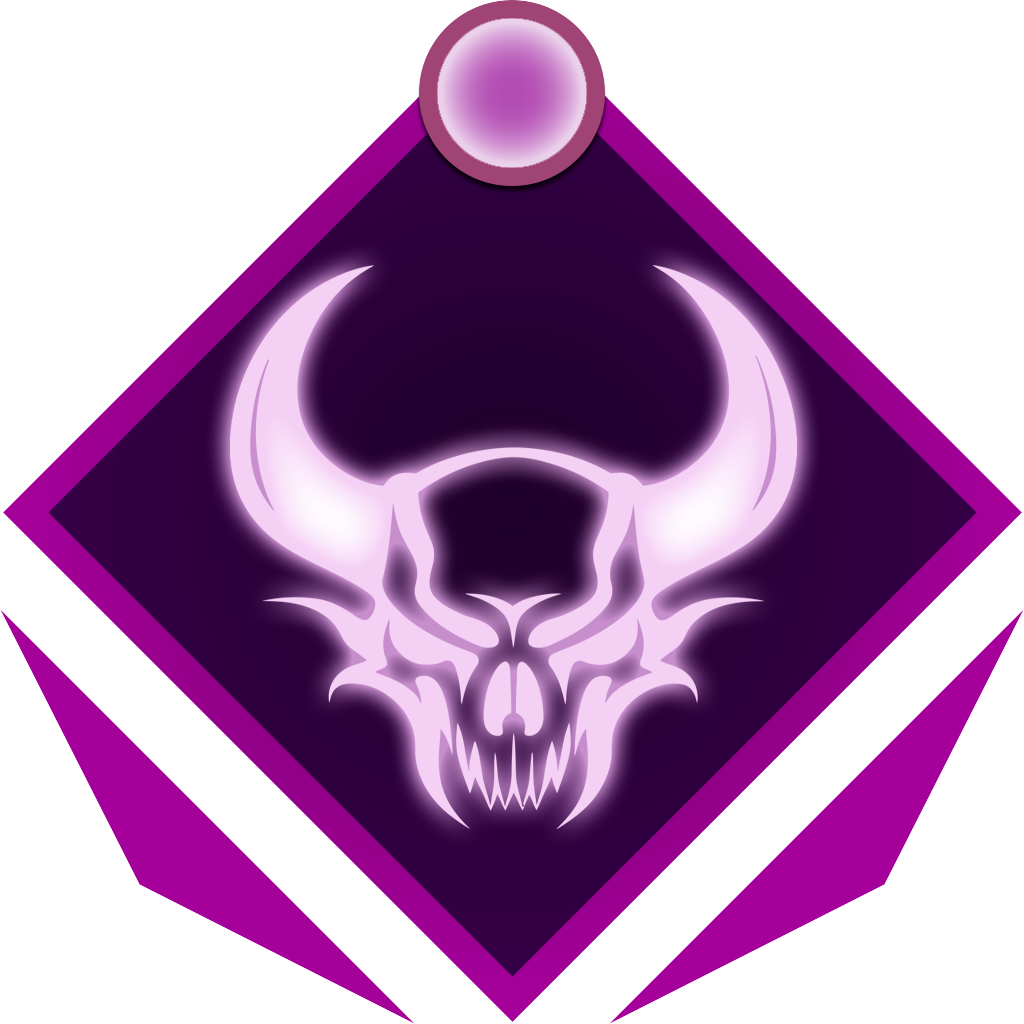
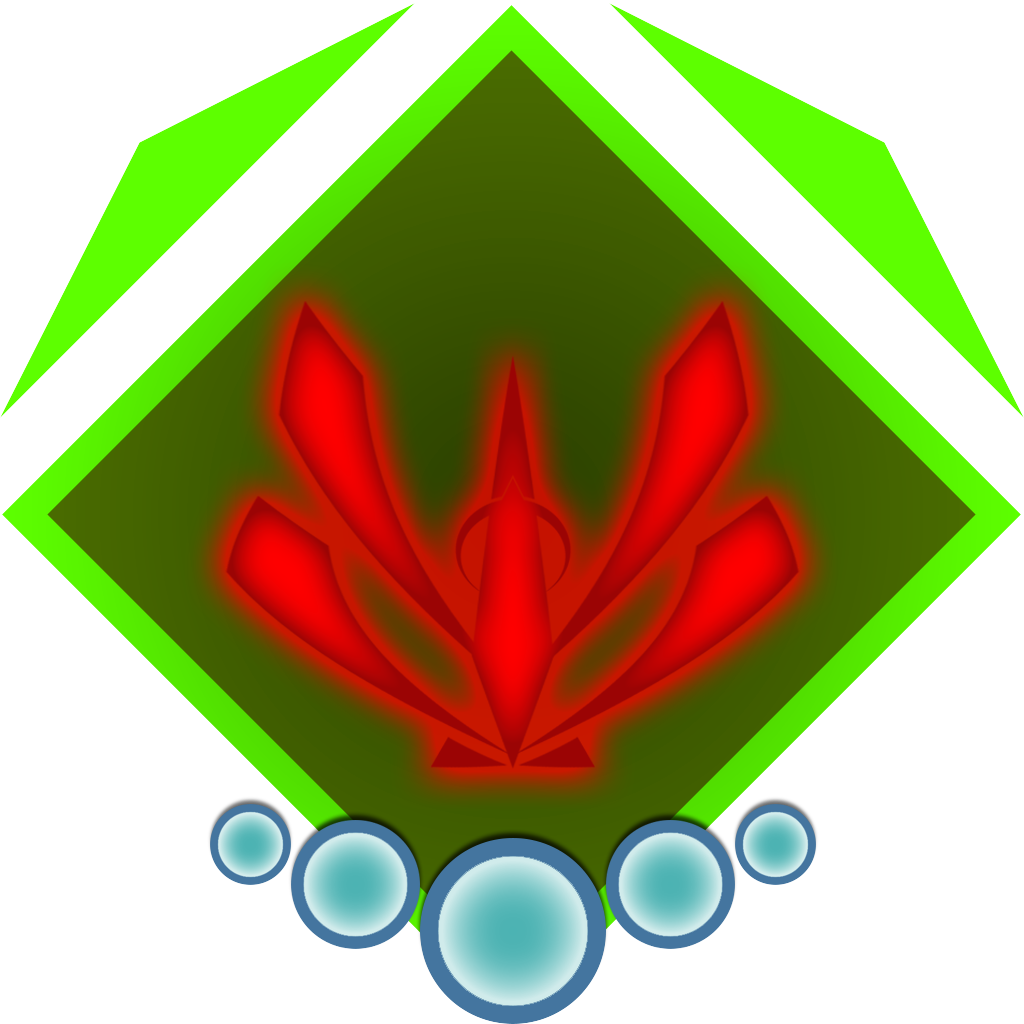
Comparing the layer stacks of the two 1024 × 1024 images. Changes:
hid group "Negative" (6 layers) over [83, 0, 942, 351]
showed group "Positive" (6 layers) over [83, 676, 942, 1024]
showed "5 copy" over [206, 795, 820, 1024]
added layer "Layer 1" above "Icons" over [225, 301, 800, 769]
hid group "Aleian" (3 layers) over [193, 184, 836, 843]
hid "Hex" (2nd of 2) over [0, 3, 1024, 1024]
showed "Boon" over [0, 3, 1024, 1024]